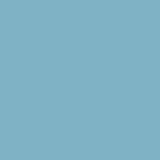
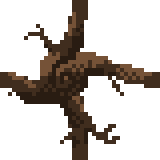
The second 160 × 160 image is a revision of the first. Changes to its layers:
added layer "Root_50" above "Root_43" over <box>0,0,160,160</box>
added layer "sample" above "racinesbase" over <box>0,0,160,160</box>
hid group "racinesbase" (5 layers) over <box>0,64,160,160</box>
hid "Calque 1" over <box>0,0,160,160</box>
